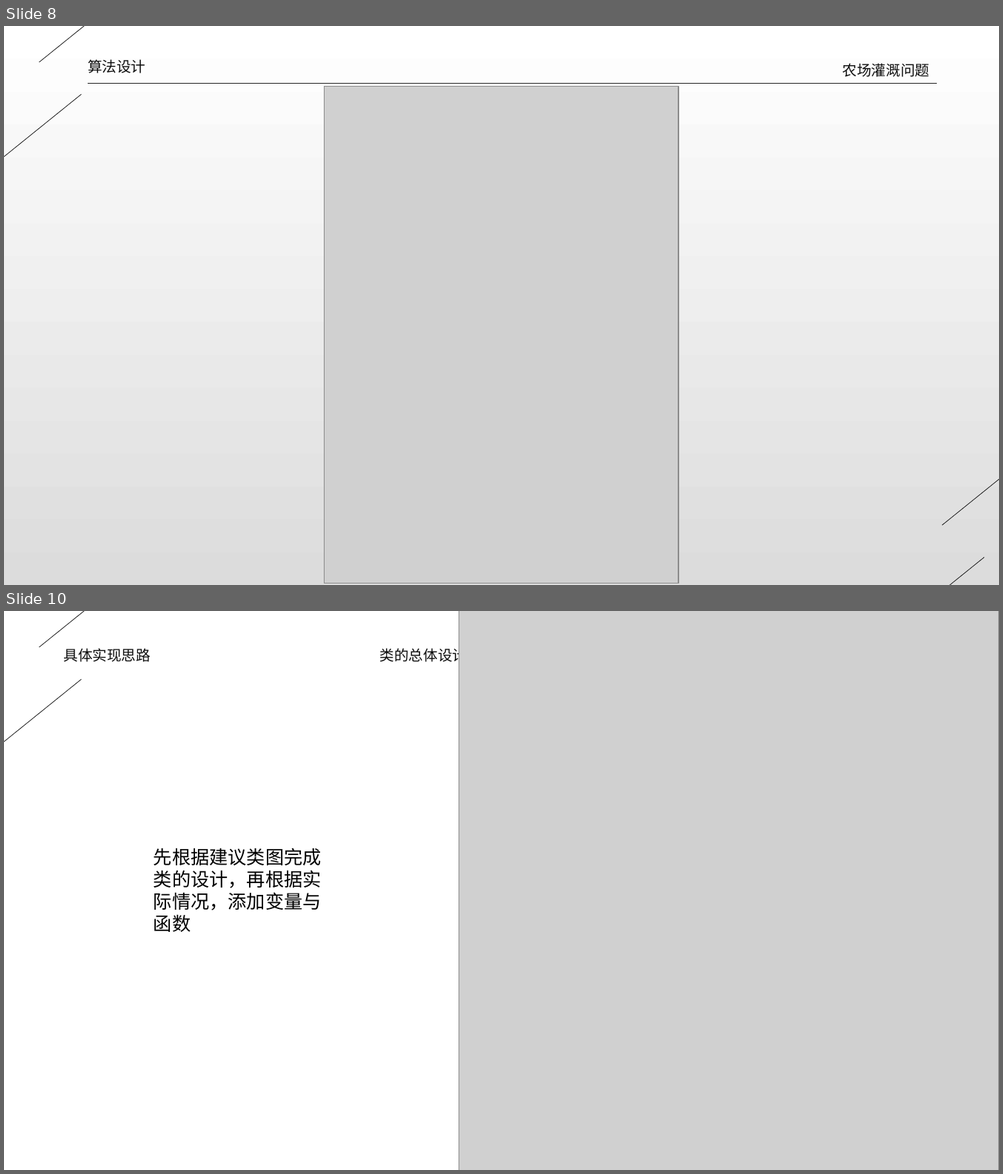
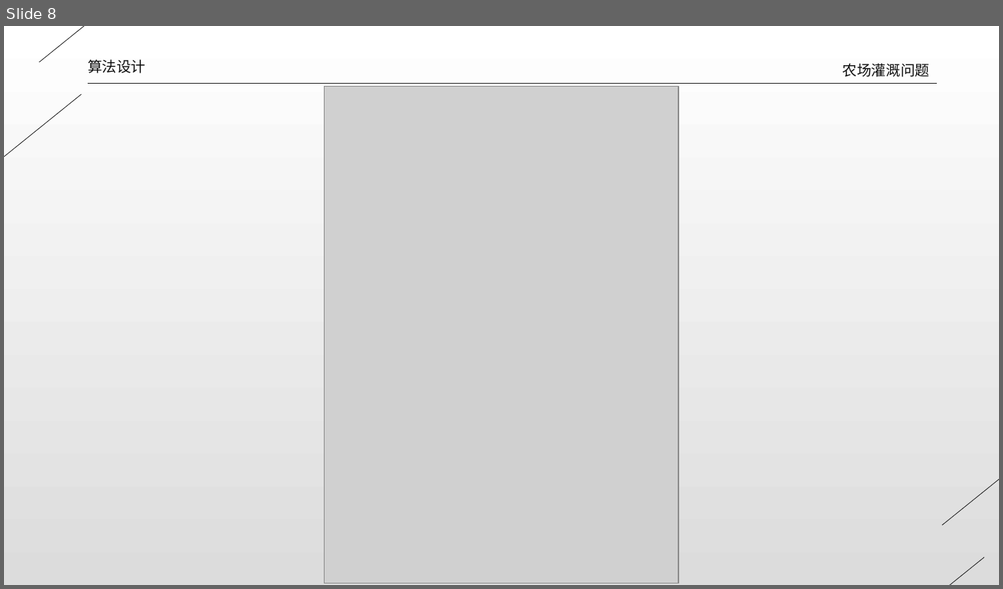
Before and after one commit to dlct-wzx/algorithmic-practice, a slide deck: 答辩ppt.pptx. Shown one above the other, each under a label of ours: slides 8 and 10 before the commit, slide 8 after it; the slides between them are not shown. The pictures are 1003x1174 and 1003x589 pixels, drawn with LibreOffice and Linux fonts; fonts in the diff are those of the drawing; grey boxes stand for pictures. Boxes give left, top, right and bottom in pixels: in the first picture for what was removed or moved away, otherwise in the second. Text is boxed around its words. In the diff, an @@ line names an element or a change of style, - is before the commit and + after.

```diff
--- a/答辩ppt.pptx
+++ b/答辩ppt.pptx
@@ slide 10 removed at bbox=[4, 611, 999, 1170], background #FFFFFF @@
@@ line removed from (238, 611) to (39, 647) @@
@@ picture removed at bbox=[459, 611, 999, 1170] @@
@@ text removed at bbox=[63, 648, 151, 662] @@
-具体实现思路
@@ text removed at bbox=[379, 646, 466, 665] @@
-类的总体设计
@@ line removed from (82, 680) to (4, 840) @@
@@ text removed at bbox=[153, 848, 321, 932] @@
-先根据建议类图完成类的设计，再根据实际情况，添加变量与函数
@@ line removed from (999, 951) to (942, 1111) @@
@@ line removed from (984, 1143) to (786, 1170) @@
```
Also in this commit, not shown: 6 slides changed, 7 slides added, 4 other slides removed, 10 other files.
